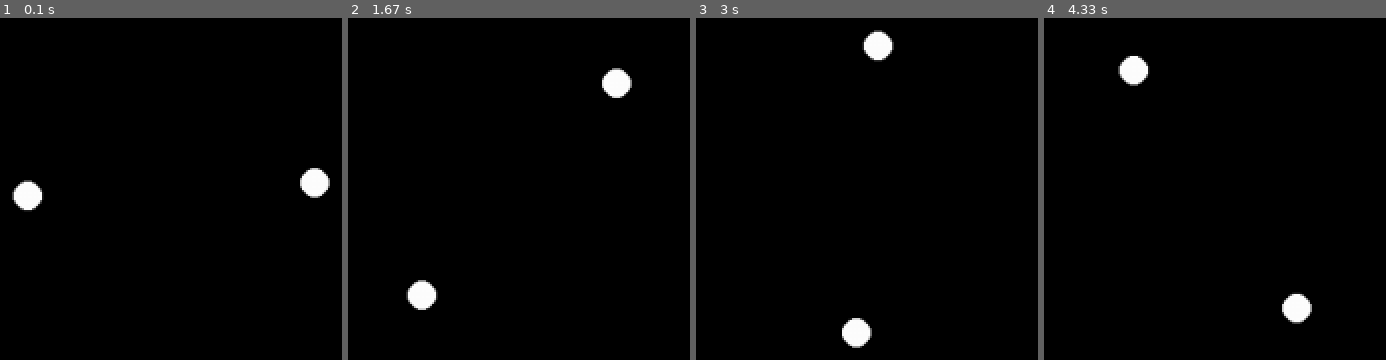
Above: before the commit, frames 1-4 (left to right).
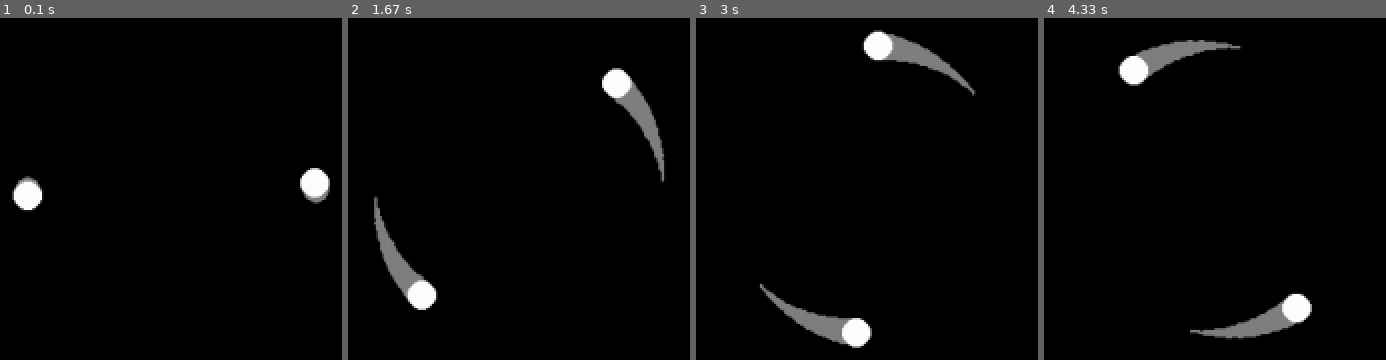
Above: after the commit, the same moments.

Repository: sparshg/py-games
Game: pygame game, started from src/gravity/main.py
Two runs of this game, one before a commit and one after it. Both use one fixed random seed, a clock stepped at 60 frames per second and the inputs below.
Inputs:
- Up to frame 1 (0.1 s): no input
- Up to frame 2 (1.67 s): no input
- Up to frame 3 (3 s): no input
- Up to frame 4 (4.33 s): no input

The runs differ from the first frame. In frame 1, 0.3% of the frame differs, in the area x 3-97%, y 46-55%; in frame 2, 2.6%; in frame 3, 2.5%; in frame 4, 2.7%, in the area x 26-74%, y 6-95%.

Commit message:
Split files and add trails (#22)

Diff:
--- a/src/gravity/constants.py
+++ b/src/gravity/constants.py
@@ -1,5 +1,6 @@
 WIDTH, HEIGHT = (1248, 702)
 FPS = 60
 BLACK = "#000000"
+GREY  = "#808080"
 WHITE = "#FFFFFF"
 G = 100000  # Gravitational constant
--- a/src/gravity/main.py
+++ b/src/gravity/main.py
@@ -1,7 +1,7 @@
 #!/usr/bin/python
 """
 Github repo can be found here:
-https://github.com/sparshg/pycollab
+https://github.com/sparshg/py-games
 """
 
 import pygame as pg
@@ -21,7 +21,7 @@
 
         self.universe = Universe()
 
-    # For key press detection and closing the window properly
+    # Key press and close button functionality
     def checkEvents(self):
         for event in pg.event.get():
             if event.type == pg.QUIT:
--- a/src/gravity/planet.py
+++ b/src/gravity/planet.py
@@ -8,6 +8,7 @@
         self.radius = radius
         self.pos = pg.Vector2(pos)
         self.vel = pg.Vector2(vel)
+        self.prevPositions = []
 
     def calcUpdate(self, planets):
         self.field = pg.Vector2(0, 0)
@@ -18,8 +19,14 @@
                 self.field += G * planet.mass * r * mag ** -3
 
     def applyUpdate(self, dt):
+        self.prevPositions.append((self.pos.x, self.pos.y))
+        if len(self.prevPositions) > 100:
+            self.prevPositions.pop(0)
+
         self.vel += self.field * dt
         self.pos += self.vel * dt
 
     def render(self, surf):
+        for i in range(len(self.prevPositions)):
+            pg.draw.circle(surf, GREY, self.prevPositions[len(self.prevPositions) - i - 1], self.radius - i/self.radius)
         pg.draw.circle(surf, WHITE, self.pos, self.radius)
--- /dev/null
+++ b/src/platformer/constants.py
@@ -0,0 +1,7 @@
+# Declare some constants and variables
+WIDTH, HEIGHT = (600, 400)
+FPS = 60
+BLACK  = "#000000"
+WHITE  = "#FFFFFF"
+ORANGE = "#FF6600"
+RED    = "#FF1F00"
--- a/src/platformer/platformer.py
+++ b/src/platformer/main.py
@@ -1,7 +1,7 @@
 #!/usr/bin/python
 """
 Github repo can be found here:
-https://github.com/sparshg/pycollab
+https://github.com/sparshg/py-games
 """
 
 # Import statements
@@ -11,12 +11,9 @@
 environ["PYGAME_HIDE_SUPPORT_PROMPT"] = "1"
 import pygame as pg
 
-# Declare some constants and variables
-WIDTH, HEIGHT = (600, 400)
-FPS = 60
-BLACK = (0, 0, 0)
-GREY = (225 / 2, 225 / 2, 225 / 2)
-WHITE = (255, 255, 255)
+import sys
+from constants import *
+from physics import Physics
 
 # The main controller
 class Main:
@@ -29,7 +26,7 @@
         self.player = Player()
         Physics.clock.tick()
 
-    # For key press detection and closing the window properly
+    # For key press and close button functionality
     def checkEvents(self):
         for event in pg.event.get():
             if event.type == pg.QUIT:
@@ -54,20 +51,7 @@
             self.render()
             Physics.dt = Physics.clock.tick(FPS) / 1000
         pg.quit()
-
-
-class Physics:
-
-    clock = pg.time.Clock()
-    dt = 1 / FPS
-    gravity = 1800
-    jumpHeight = -720
-    friction = 1800
-    xAcc = 3600
-    maxXVel = 480
-
-    def squareCollision(x1, y1, w1, h1, x2, y2, w2, h2):
-        return x1 + w1 > x2 and x1 < x2 + w2 and y1 + h1 > y2 and y1 < y2 + h2
+        sys.exit()
 
 
 class Player:
@@ -75,10 +59,13 @@
         self.pos = pg.Vector2(250, 300)
         self.vel = pg.Vector2(0, 0)
         self.onGround = True
+        self.prevPositions = []
+        self.width = 40
+        self.height = 40
 
     def colliding(self):
         for platform in main.platforms.rects:
-            if pg.Rect(self.pos.x, self.pos.y, 50, 50).colliderect(platform):
+            if pg.Rect(self.pos.x, self.pos.y, self.width, self.height).colliderect(platform):
                 return True
         return False
 
@@ -141,8 +128,24 @@
                     self.pos.x += 0.5
             self.vel.x = 0
 
+        # Trail
+        self.prevPositions.append(pg.Vector2(self.pos.x, self.pos.y))
+        if len(self.prevPositions) > self.width/2:
+            self.prevPositions.pop(0)
+
     def render(self):
-        pg.draw.rect(main.win, GREY, (self.pos.x, self.pos.y, 50, 50))
+
+        # Ren trail
+        for i in range(len(self.prevPositions)):
+            pg.draw.rect(main.win, ORANGE, (
+                self.prevPositions[len(self.prevPositions) - i - 1].x - (self.width-i*2)/2 + self.width/2,
+                self.prevPositions[len(self.prevPositions) - i - 1].y - (self.height-i*2)/2 + self.height/2,
+                self.width - i*2,
+                self.height - i*2
+            ))
+
+        # Ren player
+        pg.draw.rect(main.win, RED, (self.pos.x, self.pos.y, self.width, self.height))
 
 
 class Platform:
@@ -155,7 +158,6 @@
     def __init__(self):
         p = "p"
         _ = "_"
-
         self.rects = []
         self.layout = [
             [p, p, p, p, p, p, p, p, p, p, p, p],
--- /dev/null
+++ b/src/platformer/physics.py
@@ -0,0 +1,16 @@
+import pygame as pg
+from constants import *
+
+
+class Physics:
+
+    clock = pg.time.Clock()
+    dt = 1 / FPS
+    gravity = 1800
+    jumpHeight = -720
+    friction = 1800
+    xAcc = 3600
+    maxXVel = 480
+
+    def squareCollision(x1, y1, w1, h1, x2, y2, w2, h2):
+        return x1 + w1 > x2 and x1 < x2 + w2 and y1 + h1 > y2 and y1 < y2 + h2
--- /dev/null
+++ b/src/tictactoe/constants.py
@@ -0,0 +1,7 @@
+# Declare some constants and variables
+WIDTH, HEIGHT = (600, 400)
+FPS = 60
+WHITE = "#F1F1F1"
+BLACK = "#101010"
+ORANGE = "#FF6600"
+RED = "#FF1F00"
--- a/src/tictactoe/tictactoe.py
+++ b/src/tictactoe/main.py
@@ -1,23 +1,17 @@
 #!/usr/bin/python
 """
 Github repo can be found here:
-https://github.com/sparshg/pycollab
+https://github.com/sparshg/py-games
 """
+
+# Import statements
 from os import environ
-import math
 
 # Hide pygame Hello prompt
 environ["PYGAME_HIDE_SUPPORT_PROMPT"] = "1"
-import pygame
-from pygame.math import Vector2
-
-# Declare some constants and variables
-WIDTH, HEIGHT = (600, 400)
-FPS = 60
-WHITE = "#F1F1F1"
-BLACK = "#101010"
-ORANGE = "#FF6600"
-RED = "#FF1F00"
+import pygame as pg
+
+from constants import *
 
 
 class Frame:
@@ -41,7 +35,7 @@
         for i in range(3):
             for j in range(3):
                 self.rects.append(
-                    pygame.Rect((-1.5 + 1 * j) * gap, (1.5 - 1 * i) * gap, gap, gap)
+                    pg.Rect((-1.5 + 1 * j) * gap, (1.5 - 1 * i) * gap, gap, gap)
                 )
         self.rects = self.cartesian_to_standard(self.rects)
 
@@ -84,7 +78,7 @@
                     if n is not None:
                         n.wait_and_remove = True
                         n.remove_time = (
-                            2 * n.blink_count * n.blink_dur + pygame.time.get_ticks()
+                            2 * n.blink_count * n.blink_dur + pg.time.get_ticks()
                         )
 
         def check(sum, i, j):
@@ -99,7 +93,7 @@
                     if j is None:
                         j = t
                     self.moves[i][j].blink = True
-                    self.moves[i][j].blink_start = pygame.time.get_ticks()
+                    self.moves[i][j].blink_start = pg.time.get_ticks()
                     i, j = prev
                 reset()
 
@@ -123,7 +117,7 @@
     def setup_remove(self, dur=500, animate=False):
         if not self.remove:
             self.remove = True
-            self.remove_time = pygame.time.get_ticks() + dur
+            self.remove_time = pg.time.get_ticks() + dur
             if animate:
                 for i in self.animations:
                     i.setup_remove(dur)
@@ -136,7 +130,7 @@
                 if move is not None:
                     move.draw()
         if self.remove:
-            if pygame.time.get_ticks() > self.remove_time:
+            if pg.time.get_ticks() > self.remove_time:
                 main.reset()
 
 
@@ -158,10 +152,10 @@
 
     def draw(self):
         if self.blink:
-            if pygame.time.get_ticks() < self.blink_start + self.blink_dur:
+            if pg.time.get_ticks() < self.blink_start + self.blink_dur:
                 self.animation.update()
-            elif pygame.time.get_ticks() > self.blink_start + 2 * self.blink_dur:
-                self.blink_start = pygame.time.get_ticks()
+            elif pg.time.get_ticks() > self.blink_start + 2 * self.blink_dur:
+                self.blink_start = pg.time.get_ticks()
                 self.blink_count -= 1
                 if self.blink_count == 0:
                     self.blink = False
@@ -169,7 +163,7 @@
             self.animation.update()
 
         if self.wait_and_remove:
-            if pygame.time.get_ticks() > self.remove_time:
+            if pg.time.get_ticks() > self.remove_time:
                 self.animation.setup_remove()
                 main.frame.setup_remove()
                 self.wait_and_remove = False
@@ -191,7 +185,7 @@
         self.function = fn
         self.remove = False
         self.dur = dur
-        self.start_time = pygame.time.get_ticks()
+        self.start_time = pg.time.get_ticks()
         self.final_time = self.start_time + dur
         self.type = None
         self.sub_animations = None
@@ -200,8 +194,8 @@
         self.type = "line"
         self.finished = False
         self.width = width
-        self.p1 = Vector2(p1)
-        self.p2 = Vector2(p2)
+        self.p1 = pg.Vector2(p1)
+        self.p2 = pg.Vector2(p2)
         self.p = self.p2 - self.p1
         self.length = self.p.magnitude()
         return self
@@ -212,9 +206,9 @@
         self.width = width
         self.radius = radius
         self.r = radius
-        self.center = Vector2(center)
-        self.rect = pygame.Rect(
-            (center - Vector2(radius, radius)), (2 * radius, 2 * radius)
+        self.center = pg.Vector2(center)
+        self.rect = pg.Rect(
+            (center - pg.Vector2(radius, radius)), (2 * radius, 2 * radius)
         )
         return self
 
@@ -222,12 +216,12 @@
         self.type = "cross"
         # fmt: off
         points = [
-            Vector2(-length, 0), Vector2(length, 0),
-            Vector2(0, length), Vector2(0, -length)
+            pg.Vector2(-length, 0), pg.Vector2(length, 0),
+            pg.Vector2(0, length), pg.Vector2(0, -length)
         ]
         # fmt: on
         for point in points:
-            point.update(point.rotate(45) + Vector2(center))
+            point.update(point.rotate(45) + pg.Vector2(center))
 
         self.sub_animations = [
             Animate(self.dur + i * 150, self.color, self.function).line(
@@ -241,7 +235,7 @@
         self.finished = True
         self.remove = True
         self.dur = dur
-        self.start_time = pygame.time.get_ticks()
+        self.start_time = pg.time.get_ticks()
         self.final_time = self.start_time + self.dur
         if self.sub_animations is not None:
             for i in self.sub_animations:
@@ -257,8 +251,8 @@
 
         # Calculate the animation
         if not self.finished or self.remove:
-            if pygame.time.get_ticks() < self.final_time and not skip:
-                fraction = (pygame.time.get_ticks() - self.start_time) / self.dur
+            if pg.time.get_ticks() < self.final_time and not skip:
+                fraction = (pg.time.get_ticks() - self.start_time) / self.dur
                 if fraction < 0.01:
                     fraction += 0.008
 
@@ -283,37 +277,35 @@
 
         # Draw stuff
         if self.type == "line":
-            pygame.draw.line(
-                main.win, self.color, self.p1, self.p + self.p1, self.width
-            )
+            pg.draw.line(main.win, self.color, self.p1, self.p + self.p1, self.width)
         elif self.type == "circle":
-            pygame.draw.circle(main.win, self.color, self.center, self.radius)
-            pygame.draw.circle(main.win, BLACK, self.center, self.r)
+            pg.draw.circle(main.win, self.color, self.center, self.radius)
+            pg.draw.circle(main.win, BLACK, self.center, self.r)
 
 
 # The main controller
 class Main:
     def __init__(self):
-        pygame.init()
-        pygame.display.set_caption("Tic-Tac-Toe")
-
-        self.win = pygame.display.set_mode((WIDTH, HEIGHT))
+        pg.init()
+        pg.display.set_caption("Tic-Tac-Toe")
+
+        self.win = pg.display.set_mode((WIDTH, HEIGHT))
         self.running = True
 
         self.frame = Frame()
-        self.clock = pygame.time.Clock()
+        self.clock = pg.time.Clock()
 
     def check_events(self):
-        for event in pygame.event.get():
-            if event.type == pygame.QUIT:
+        for event in pg.event.get():
+            if event.type == pg.QUIT:
                 main.running = False
-            if event.type == pygame.MOUSEBUTTONUP:
-                self.frame.detect_click(pygame.mouse.get_pos())
+            if event.type == pg.MOUSEBUTTONUP:
+                self.frame.detect_click(pg.mouse.get_pos())
 
     def draw(self):
         self.win.fill(BLACK)
         self.frame.draw()
-        pygame.display.update()
+        pg.display.update()
 
     def reset(self):
         self.frame = Frame()
@@ -324,7 +316,7 @@
             self.check_events()
             self.draw()
             self.clock.tick(FPS)
-        pygame.quit()
+        pg.quit()
 
 
 # Test if the script is directly ran
